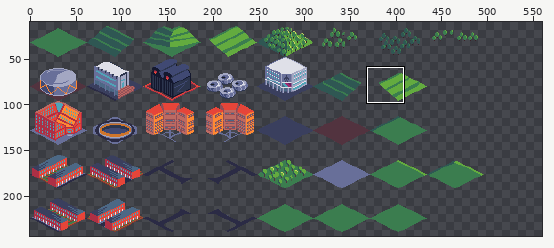
File history of a pixel-art file, CityMap.aseprite. Above: a wide view before the commit, with the close-up outlined.
Close-up. The starting point:
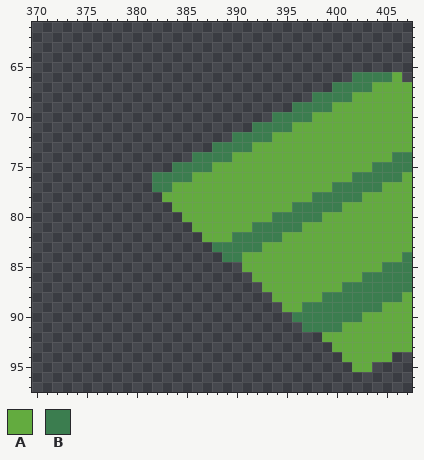
512x256 pixels, 1 frame. Shown: x 370..407, y 61..97. The old version is drawn lined up with the new one, on the new canvas. The wide view leaves out empty margins. The commit also changed other parts of the picture, which this record leaves out.
Palette (. is transparent): A #63ab3f  B #3b7d4f
Pixels before, first column x 382:
66 ....................BBBBA.
67 ..................BBBBAAAA
68 ................BBBBAAAAAA
69 ..............BBBBAAAAAAAA
70 ............BBBBAAAAAAAAAA
71 ..........BBBBAAAAAAAAAAAA
72 ........BBBBAAAAAAAAAAAAAA
73 ......BBBBAAAAAAAAAAAAAAAA
74 ....BBBBAAAAAAAAAAAAAAAABB
75 ..BBBBAAAAAAAAAAAAAAAABBBB
76 BBBBAAAAAAAAAAAAAAAABBBBBA
77 BBAAAAAAAAAAAAAAAABBBBBAAA
78 .AAAAAAAAAAAAAAABBBBBAAAAA
79 ..AAAAAAAAAAAABBBBBAAAAAAA
80 ...AAAAAAAAABBBBBAAAAAAAAA
81 ....AAAAAABBBBBAAAAAAAAAAA
82 .....AAABBBBBAAAAAAAAAAAAA
83 ......BBBBBAAAAAAAAAAAAAAA
84 .......BBAAAAAAAAAAAAAAAAB
85 .........AAAAAAAAAAAAAABBB
86 ..........AAAAAAAAAAABBBBB
87 ...........AAAAAAAABBBBBBB
88 ............AAAAABBBBBBBBA
89 .............AABBBBBBBBAAA
90 ..............BBBBBBBAAAAA
91 ...............BBBBAAAAAAA
92 .................AAAAAAAAA
93 ..................AAAAAAAA
94 ...................AAAAA..
95 ....................AA....
And afterwards:
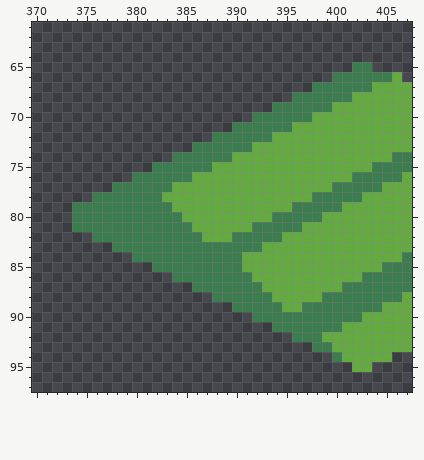
Difference:
canvas 512x256 -> 560x256
Changed rows in their new state; - is an unchanged pixel.
first column x 374:
65 ----------------------------BB
66 --------------------------BB--
67 ------------------------BB----
68 ----------------------BB------
69 --------------------BB--------
70 ------------------BB----------
71 ----------------BB------------
72 --------------BB--------------
73 ------------BB----------------
74 ----------BB------------------
75 --------BB--------------------
76 ------BB----------------------
77 ----BBBB----------------------
78 --BBBBBBB---------------------
79 BBBBBBBBBB--------------------
80 BBBBBBBBBBB-------------------
81 BBBBBBBBBBBB------------------
82 --BBBBBBBBBBB-----------------
83 ----BBBBBBBBBB----------------
84 ------BBBBBBBBB---------------
85 --------BBBBBBBBB-------------
86 ----------BBBBBBBB------------
87 ------------BBBBBBB-----------
88 --------------BBBBBB----------
89 ----------------BBBBB---------
90 ------------------BBBB--------
91 --------------------BBB-------
92 ----------------------BBB-----
93 ------------------------BB----
94 --------------------------B---
Pixel boxes of the changes (left, top, right, bottom) in both close-ups:
added: (72, 62, 372, 362)
